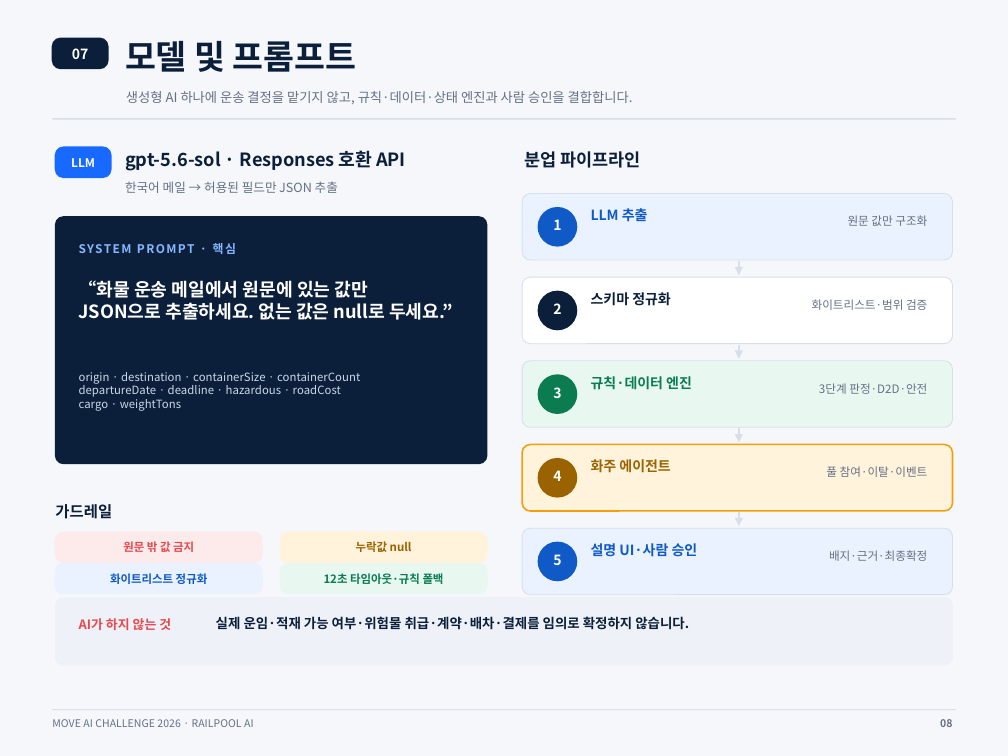
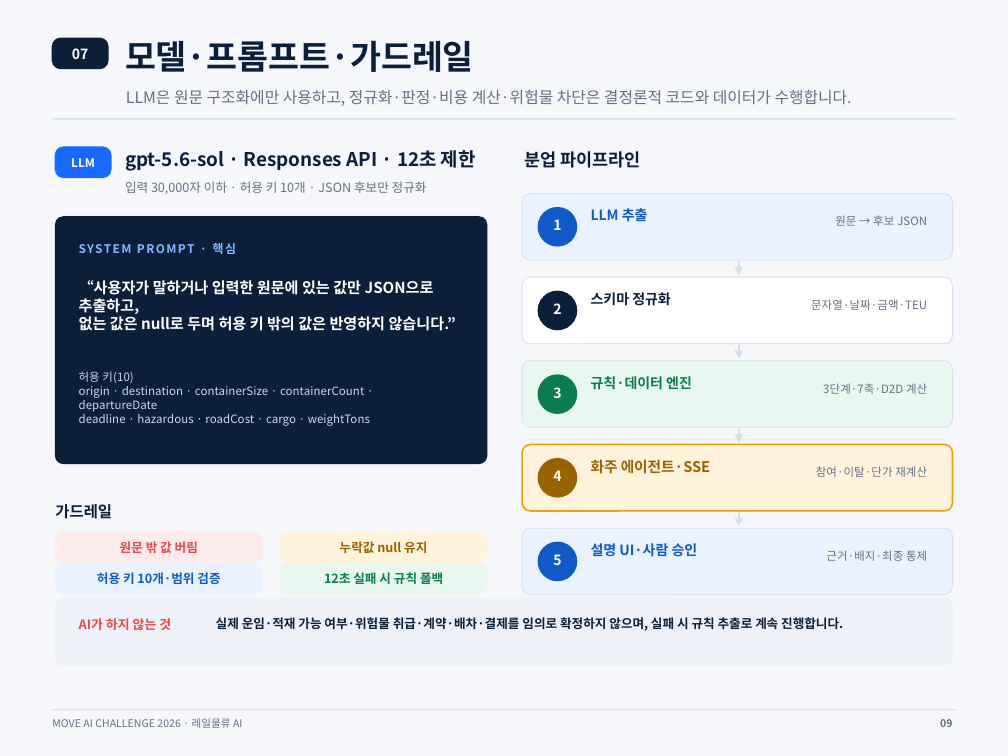
Before and after one commit to tory-win/Galaxy_Express_99, a slide deck: slide 9 of RAILPOOL_AI_최종결과보고서_RailFit내용반영본_편집본.pptx (slide 8 before the commit). Drawn at 1008x756 pixels with LibreOffice and Linux fonts; fonts in the diff are those of the drawing. Boxes give left, top, right and bottom in pixels: in the first picture for what was removed or moved away, otherwise in the second. Text is boxed around its words. In the diff, an @@ line names an element or a change of style, - is before the commit and + after.

```diff
--- a/RAILPOOL_AI_최종결과보고서_RailFit내용반영본_편집본.pptx
+++ b/RAILPOOL_AI_최종결과보고서_RailFit내용반영본_편집본.pptx
@@ text at (125, 40, 474, 72): text changed @@
-모델 및 프롬프트
+모델·프롬프트·가드레일
@@ text at (126, 90, 852, 106): text changed; size 9.5 to 11.2 pt @@
-생성형 AI 하나에 운송 결정을 맡기지 않고, 규칙·데이터·상태 엔진과 사람 승인을 결합합니다.
+LLM은 원문 구조화에만 사용하고, 정규화·판정·비용 계산·위험물 차단은 결정론적 코드와 데이터가 수행합니다.
@@ text at (125, 150, 476, 171): text changed; size 13 to 13.5 pt @@
-gpt-5.6-sol · Responses 호환 API
+gpt-5.6-sol · Responses API · 12초 제한
@@ text at (125, 181, 427, 194): text changed @@
-한국어 메일 → 허용된 필드만 JSON 추출
+입력 30,000자 이하 · 허용 키 10개 · JSON 후보만 정규화
@@ text at (835, 215, 927, 226): text changed; size 8.3 to 8.2 pt @@
-원문 값만 구조화
+원문 → 후보 JSON
@@ text at (79, 280, 456, 331): text changed; size 13 to 10.8 pt @@
-“화물 운송 메일에서 원문에 있는 값만
-JSON으로 추출하세요. 없는 값은 null로 두세요.”
+“사용자가 말하거나 입력한 원문에 있는 값만 JSON으로 추출하고,
+없는 값은 null로 두며 허용 키 밖의 값은 반영하지 않습니다.”
@@ text at (811, 299, 927, 310): text changed; size 8.3 to 8.2 pt @@
-화이트리스트·범위 검증
+문자열·날짜·금액·TEU
@@ text at (79, 371, 370, 426): text changed; size 8.1 to 8.2 pt @@
-origin · destination · containerSize · containerCount
-departureDate · deadline · hazardous · roadCost
-cargo · weightTons
+허용 키(10)
+origin · destination · containerSize · containerCount · departureDate
+deadline · hazardous · roadCost · cargo · weightTons
@@ text at (823, 383, 927, 394): text changed; size 8.3 to 8.2 pt @@
-3단계 판정·D2D·안전
+3단계·7축·D2D 계산
@@ text at (591, 459, 710, 474): text changed; size 10 to 10.5 pt @@
-화주 에이전트
+화주 에이전트·SSE
@@ text at (816, 466, 927, 477): text changed; size 8.3 to 8.2 pt @@
-풀 참여·이탈·이벤트
+참여·이탈·단가 재계산
@@ text at (120, 541, 198, 553): text changed; size 8.2 to 9 pt @@
-원문 밖 값 금지
+원문 밖 값 버림
@@ text at (340, 541, 427, 553): text changed; size 8.2 to 9 pt @@
-누락값 null
+누락값 null 유지
@@ text at (826, 550, 927, 561): text changed; size 8.3 to 8.2 pt @@
-배지·근거·최종확정
+근거·배지·최종 통제
@@ text at (97, 572, 220, 584): text changed; size 8.2 to 9 pt @@
-화이트리스트 정규화
+허용 키 10개·범위 검증
@@ text at (324, 572, 443, 584): text changed; size 8.2 to 9 pt @@
-12초 타임아웃·규칙 폴백
+12초 실패 시 규칙 폴백
@@ text at (216, 617, 843, 631): text changed; size 9.6 to 9 pt @@
-실제 운임·적재 가능 여부·위험물 취급·계약·배차·결제를 임의로 확정하지 않습니다.
+실제 운임·적재 가능 여부·위험물 취급·계약·배차·결제를 임의로 확정하지 않으며, 실패 시 규칙 추출로 계속 진행합니다.
@@ text at (52, 718, 243, 728): text changed @@
-MOVE AI CHALLENGE 2026 · RAILPOOL AI
+MOVE AI CHALLENGE 2026 · 레일물류 AI
```
Also in this commit, not shown: 10 other slides changed, 1 slide added, 1 other file.
